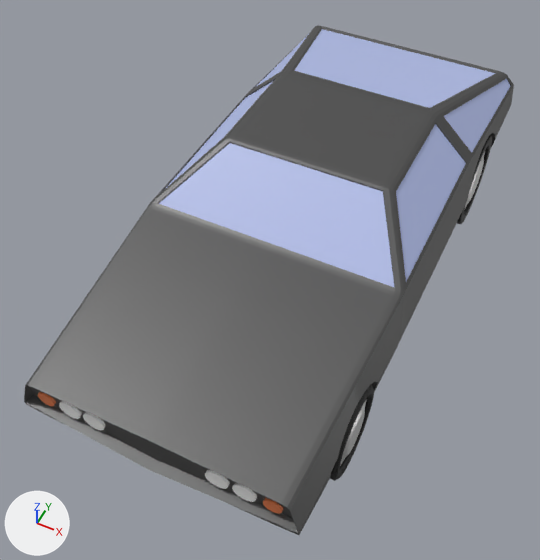
A saved change to the OBJ model models/car2.obj.
One viewpoint serves both versions: a camera (50 mm lens) standing at (1.3, -3.08, 3.73) and looking at (-0.07, -0.32, 0.29). The axes (+X, +Y, +Z) are drawn at lower left. The lights are the same throughout. Where no turn or scale is listed for an object, it has been applied to the vertices. Vertices at the same position are counted once.

Objects in the first picture: 'Body', 'Front_Tire', 'Rear_Tire'.
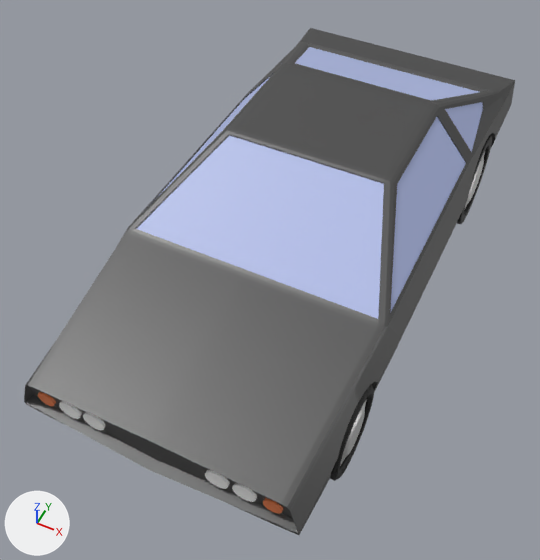
What differs and where, as boxes (x1, y1, x2, y2) in the pictures (540 x 560 px; the box of a moved part takes in the faces that stretch with it):
'Body', reshaped: before (24, 25, 514, 535); after (24, 28, 515, 535)
part 1 of me_body, moved or reshaped: before (35, 25, 514, 438); after (35, 28, 515, 438)

Diff of the bpy script that builds the scene:
```diff
--- a/models/car2.obj.py
+++ b/models/car2.obj.py
@@ me_body @@
 # used by ob_body; location = (0.0, 0.0, 0.0)
-me_body.from_pydata(...)  # 315 vertices, 270 faces; spans x -0.82..0.82, y -1.78..1.83, z 0.15..1.02
+me_body.from_pydata(...)  # 321 vertices, 274 faces; spans x -0.82..0.82, y -1.78..1.83, z 0.15..1.08
+# me_body part 1
+# 2 vertices are removed from x -0.8..0.8, y 1.83, z 0.66
+# 18 faces are deleted
+# 32 vertices in x -0.55..0.55, y -0.04..0.8, z 0.98..1.02 move by (0.0, 0.0, 0.05)
+# 24 vertices in x -0.55..0.55, y -0.04..0.8, z 0.97..1.02 move by (0.0, 0.0, 0.06)
+# 14 vertices in x -0.79..0.79, y -0.51..-0.47, z 0.76..0.78 move by (0.0, -0.23, 0.0)
+# 10 vertices in x -0.77..0.77, y -0.49..-0.4, z 0.76..0.77 move by (0.0, -0.24, 0.0)
+# 7 vertices in x -0.74..0.74, y 1.78..1.79, z 0.75..0.77 move by (0.0, -0.26, 0.0)
+# 12 vertices move from x -0.79..0.79, y 1.75..1.83, z 0.66..0.76 to x -0.71..0.71, y 1.28..1.83, z 0.7..0.82
+# 8 vertices are added at x -0.8..0.8, y 1.55..1.83, z 0.69..0.74
+# 22 new faces join them, mat_body (dark grey #666666)
 me_body.materials.append(mat_body)
```
